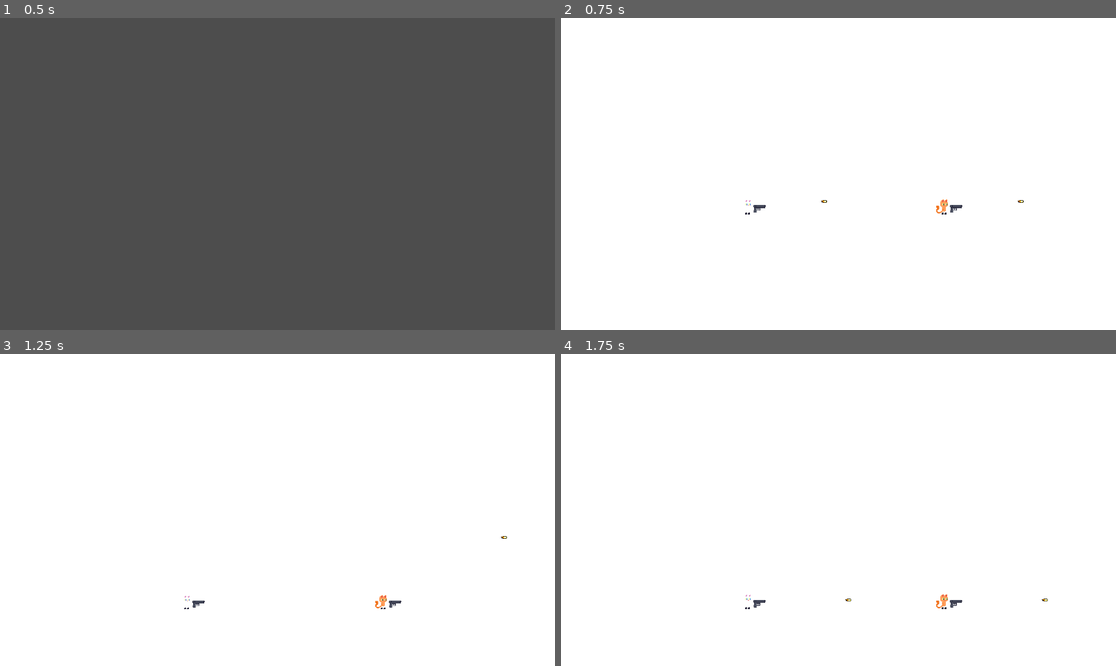
Above: before the commit, frames 1-4 (two rows, left to right).
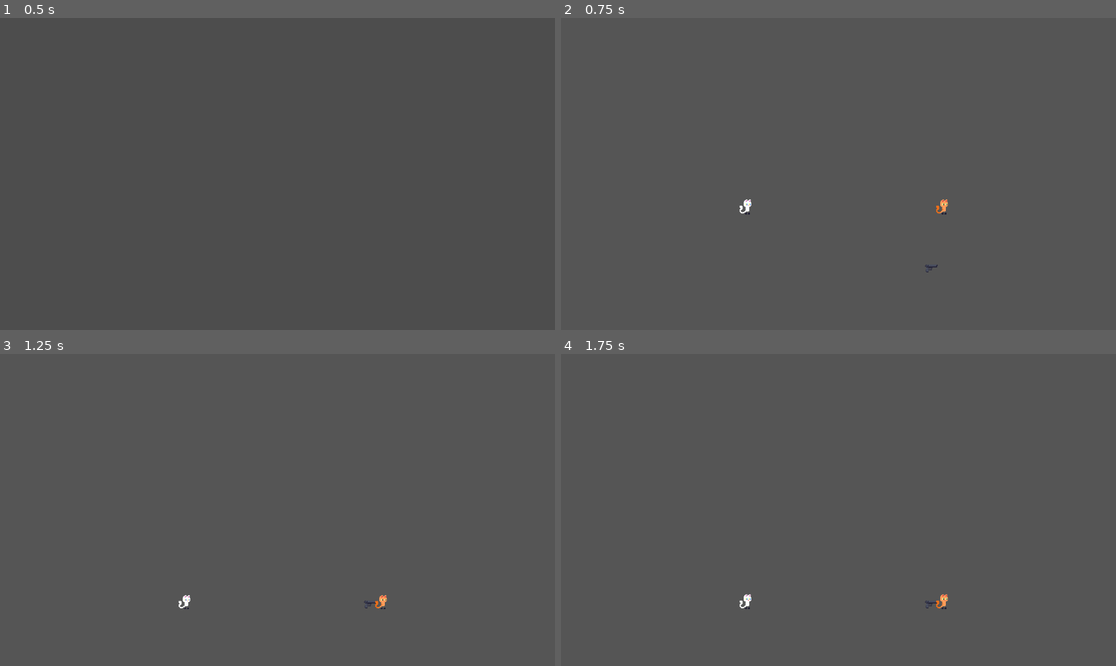
Above: after the commit, the same moments.

Repository: helionlf/gameJam
Game: Godot game, scene res://Scenes/start_game.tscn
Two runs of this game, one before a commit and one after it. Both use one fixed random seed, a clock stepped at 60 frames per second and the inputs below. This scene is started directly instead of the project's main scene.
Inputs (mouse positions are in pixels of both pictures, inside the frame that each line leads up to):
- Up to frame 1 (0.5 s): no input
- Up to frame 2 (0.75 s): tap Enter at 0.5 s; move the mouse to (960, 158) at 0.52 s; click (960, 158) at 0.6 s
- Up to frame 3 (1.25 s): tap F (pegar, bound only after the commit) at 0.8 s
- Up to frame 4 (1.75 s): move the mouse to (727, 525) at 1.27 s; tap F (pegar, bound only after the commit) at 1.35 s; click (727, 525) at 1.55 s

Frame 1 is identical in both runs. In frame 2, 100% of the frame differs, in the area x 0-100%, y 0-100%; in frame 3, 100%; in frame 4, 100%.

Commit message:
Concertado

Diff:
--- a/game-jam+/Gun.tscn
+++ b/game-jam+/Gun.tscn
@@ -1,7 +1,9 @@
-[gd_scene load_steps=7 format=3 uid="uid://d0gysruhfpwbv"]
+[gd_scene load_steps=15 format=3 uid="uid://d0gysruhfpwbv"]
 
-[ext_resource type="Script" path="res://gun.gd" id="1_fry05"]
+[ext_resource type="Script" uid="uid://ddfmgitgqe3mp" path="res://gun.gd" id="1_fry05"]
 [ext_resource type="Texture2D" uid="uid://gwiks5t13y47" path="res://Sprites/pistol-Sheet.png" id="2_fry05"]
+[ext_resource type="Texture2D" uid="uid://cx0or4jeqghr8" path="res://Sprites/spritesheet.png" id="3_7c1qe"]
+[ext_resource type="Texture2D" uid="uid://dw88jgg5mai88" path="res://Sprites/Projectile.png" id="4_1psom"]
 
 [sub_resource type="AtlasTexture" id="AtlasTexture_7c1qe"]
 atlas = ExtResource("2_fry05")
@@ -14,6 +16,30 @@
 [sub_resource type="AtlasTexture" id="AtlasTexture_fry05"]
 atlas = ExtResource("2_fry05")
 region = Rect2(0, 0, 36, 22)
+
+[sub_resource type="AtlasTexture" id="AtlasTexture_i8pi3"]
+atlas = ExtResource("3_7c1qe")
+region = Rect2(0, 0, 32, 32)
+
+[sub_resource type="AtlasTexture" id="AtlasTexture_5rcv4"]
+atlas = ExtResource("3_7c1qe")
+region = Rect2(32, 0, 32, 32)
+
+[sub_resource type="AtlasTexture" id="AtlasTexture_v70l2"]
+atlas = ExtResource("3_7c1qe")
+region = Rect2(64, 0, 32, 32)
+
+[sub_resource type="AtlasTexture" id="AtlasTexture_fo6nf"]
+atlas = ExtResource("3_7c1qe")
+region = Rect2(96, 0, 32, 32)
+
+[sub_resource type="AtlasTexture" id="AtlasTexture_px5vy"]
+atlas = ExtResource("3_7c1qe")
+region = Rect2(128, 0, 32, 32)
+
+[sub_resource type="AtlasTexture" id="AtlasTexture_6np5s"]
+atlas = ExtResource("4_1psom")
+region = Rect2(24, 0, 8, 8)
 
 [sub_resource type="SpriteFrames" id="SpriteFrames_s2wow"]
 animations = [{
@@ -30,6 +56,29 @@
 "loop": false,
 "name": &"Atirando",
 "speed": 12.0
+}, {
+"frames": [{
+"duration": 1.0,
+"texture": SubResource("AtlasTexture_i8pi3")
+}, {
+"duration": 1.0,
+"texture": SubResource("AtlasTexture_5rcv4")
+}, {
+"duration": 1.0,
+"texture": SubResource("AtlasTexture_v70l2")
+}, {
+"duration": 1.0,
+"texture": SubResource("AtlasTexture_fo6nf")
+}, {
+"duration": 1.0,
+"texture": SubResource("AtlasTexture_px5vy")
+}, {
+"duration": 1.0,
+"texture": SubResource("AtlasTexture_6np5s")
+}],
+"loop": false,
+"name": &"Desapearing",
+"speed": 5.0
 }]
 
 [node name="Gun" type="Node2D"]
@@ -41,9 +90,19 @@
 scale = Vector2(0.7977293, 0.79772925)
 sprite_frames = SubResource("SpriteFrames_s2wow")
 animation = &"Atirando"
-frame = 1
-frame_progress = 1.0
+
+[node name="RayCast2D" type="RayCast2D" parent="."]
+target_position = Vector2(1000, 12)
+collision_mask = 0
 
 [node name="Marker2D" type="Marker2D" parent="."]
 position = Vector2(21, -9)
 scale = Vector2(0.7363713, 0.7363713)
+
+[node name="Timer" type="Timer" parent="."]
+wait_time = 0.3
+
+[node name="TimerDesaparecer" type="Timer" parent="."]
+
+[connection signal="timeout" from="Timer" to="." method="_on_timer_timeout"]
+[connection signal="timeout" from="TimerDesaparecer" to="." method="_on_timer_desaparecer_timeout"]
--- a/game-jam+/Scenes/stage_moon.tscn
+++ b/game-jam+/Scenes/stage_moon.tscn
@@ -1,4 +1,6 @@
-[gd_scene load_steps=4 format=3 uid="uid://r8s8pj0xnic0"]
+[gd_scene load_steps=5 format=3 uid="uid://r8s8pj0xnic0"]
+
+[ext_resource type="PackedScene" uid="uid://b7trnod2mbg58" path="res://arma_no_chão.tscn" id="1_4lcrb"]
 
 [sub_resource type="RectangleShape2D" id="RectangleShape2D_xdaev"]
 size = Vector2(586, 20)
@@ -14,6 +16,7 @@
 [node name="ColorRect" type="ColorRect" parent="."]
 offset_right = 1160.0
 offset_bottom = 655.0
+color = Color(0.3328807, 0.33288068, 0.33288068, 1)
 
 [node name="StaticBody2D" type="StaticBody2D" parent="."]
 position = Vector2(586, 384)
@@ -29,3 +32,6 @@
 [node name="CollisionShape2D3" type="CollisionShape2D" parent="StaticBody2D"]
 position = Vector2(285, -6.5)
 shape = SubResource("RectangleShape2D_5a2y6")
+
+[node name="ArmaNoChão" parent="." instance=ExtResource("1_4lcrb")]
+position = Vector2(768, 520)
--- a/game-jam+/animacoes/gatito.gd
+++ b/game-jam+/animacoes/gatito.gd
@@ -2,6 +2,8 @@
 
 @onready var anim_control: Node2D = $"anim control"
 @onready var animation_player: AnimationPlayer = $"anim control/AnimationPlayer"
+@onready var arma_no_player: Node2D = $"anim control/Gun"
+
 
 @export var player_id: int
 
@@ -78,3 +80,10 @@
 
 func set_skin(skin):
 	$"anim control/body".texture = skin
+
+func equipar_arma_do_jogador():
+	if arma_no_player.visible:
+		return
+
+	if arma_no_player:
+		arma_no_player.equipar_arma()
--- a/game-jam+/animacoes/gatito.tscn
+++ b/game-jam+/animacoes/gatito.tscn
@@ -110,14 +110,14 @@
 &"run": SubResource("Animation_ams5u")
 }
 
-[node name="gatito" type="CharacterBody2D"]
+[node name="gatito" type="CharacterBody2D" groups=["player"]]
 script = ExtResource("1_ams5u")
 
 [node name="CollisionShape2D" type="CollisionShape2D" parent="."]
 position = Vector2(1, -13)
 shape = SubResource("RectangleShape2D_1mabb")
 
-[node name="anim control" type="Node2D" parent="."]
+[node name="anim control" type="Node2D" parent="." groups=["player"]]
 script = SubResource("GDScript_ams5u")
 
 [node name="AnimationPlayer" type="AnimationPlayer" parent="anim control"]
--- /dev/null
+++ b/game-jam+/arma_no_chão.gd
@@ -0,0 +1,19 @@
+extends Area2D
+
+var player_dentro = null
+
+func _ready():
+	process_mode = Node.PROCESS_MODE_ALWAYS
+
+func _on_body_entered(body):
+	if body.is_in_group("player"):
+		player_dentro = body
+
+func _on_body_exited(body):
+	if body == player_dentro:
+		player_dentro = null
+
+func _process(delta):
+	if player_dentro != null and Input.is_action_just_pressed("pegar"):
+		player_dentro.equipar_arma_do_jogador()
+		queue_free()
--- a/game-jam+/gun.gd
+++ b/game-jam+/gun.gd
@@ -1,16 +1,66 @@
-
 extends Node2D
 
-var cena_projetil = preload("res://projetil.tscn")
+signal arma_desapareceu
 
+@onready var raycast: RayCast2D = $RayCast2D
+@onready var timer_cooldown = $Timer
+@onready var timer_desaparecer = $TimerDesaparecer
+@onready var animated_sprite = $AnimatedSprite2D
+
+var municao: int = 7
+var pode_atirar: bool = true
+
+func _ready():
+	visible = false
+	set_process(false)
+
+func equipar_arma():
+	visible = true
+	set_process(true)
+	municao = 7
+	pode_atirar = true
+
+func desequipar():
+	visible = false
+	set_process(false)
 
 func _process(delta):
-	if Input.is_action_just_pressed("Atirar"):
+	if Input.is_action_just_pressed("Atirar") and pode_atirar and municao > 0:
 		atirar()
 
 func atirar():
-	var novo_projetil = cena_projetil.instantiate()
-	$AnimatedSprite2D.play("Atirando")
-	get_tree().root.add_child(novo_projetil)
+	pode_atirar = false
+	municao -= 1
 
-	novo_projetil.global_position = $Marker2D.global_position
+	timer_cooldown.start()
+	animated_sprite.play("Atirando")
+
+	var direcao_arma = 1
+	if get_parent().scale.x < 0:
+		direcao_arma = -1
+
+	raycast.target_position.x = 1000 * direcao_arma
+
+	raycast.force_raycast_update()
+
+	if raycast.is_colliding():
+		var alvo = raycast.get_collider()
+
+		if alvo.is_in_group("inimigo"):
+			pass
+			# Coloque seu código de dano aqui
+			# Ex: alvo.sofrer_dano(10)
+
+	if municao == 0:
+		timer_desaparecer.start()
+
+func _on_timer_timeout():
+	pode_atirar = true
+
+func _on_timer_desaparecer_timeout():
+	animated_sprite.play("Desapearing")
+	await get_tree().create_timer(0.3)
+
+	visible = false
+	set_process(false)
+	arma_desapareceu.emit()
--- a/game-jam+/project.godot
+++ b/game-jam+/project.godot
@@ -15,11 +15,35 @@
 config/features=PackedStringArray("4.5", "GL Compatibility")
 config/icon="res://Teste/icon.svg"
 
+[global_group]
+
+player=""
+
 [input]
 
 Atirar={
 "deadzone": 0.2,
 "events": [Object(InputEventMouseButton,"resource_local_to_scene":false,"resource_name":"","device":-1,"window_id":0,"a …(253 unchanged characters)…
+]
+}
+A={
+"deadzone": 0.2,
+"events": [Object(InputEventKey,"resource_local_to_scene":false,"resource_name":"","device":-1,"window_id":0,"alt_pressed":false,"shift_pressed":false,"ctrl_pressed":false,"meta_pressed":false,"pressed":false,"keycode":0,"physical_keycode":65,"key_label":0,"unicode":97,"location":0,"echo":false,"script":null)
+]
+}
+W={
+"deadzone": 0.2,
+"events": [Object(InputEventKey,"resource_local_to_scene":false,"resource_name":"","device":-1,"window_id":0,"alt_pressed":false,"shift_pressed":false,"ctrl_pressed":false,"meta_pressed":false,"pressed":false,"keycode":0,"physical_keycode":87,"key_label":0,"unicode":119,"location":0,"echo":false,"script":null)
+]
+}
+S={
+"deadzone": 0.2,
+"events": [Object(InputEventKey,"resource_local_to_scene":false,"resource_name":"","device":-1,"window_id":0,"alt_pressed":false,"shift_pressed":false,"ctrl_pressed":false,"meta_pressed":false,"pressed":false,"keycode":0,"physical_keycode":83,"key_label":0,"unicode":115,"location":0,"echo":false,"script":null)
+]
+}
+D={
+"deadzone": 0.2,
+"events": [Object(InputEventKey,"resource_local_to_scene":false,"resource_name":"","device":-1,"window_id":0,"alt_pressed":false,"shift_pressed":false,"ctrl_pressed":false,"meta_pressed":false,"pressed":false,"keycode":0,"physical_keycode":68,"key_label":0,"unicode":100,"location":0,"echo":false,"script":null)
 ]
 }
 ui_right_p1={
@@ -52,6 +76,11 @@
 "events": [Object(InputEventKey,"resource_local_to_scene":false,"resource_name":"","device":-1,"window_id":0,"alt_press …(195 unchanged characters)…
 ]
 }
+pegar={
+"deadzone": 0.2,
+"events": [Object(InputEventKey,"resource_local_to_scene":false,"resource_name":"","device":-1,"window_id":0,"alt_pressed":false,"shift_pressed":false,"ctrl_pressed":false,"meta_pressed":false,"pressed":false,"keycode":0,"physical_keycode":70,"key_label":0,"unicode":102,"location":0,"echo":false,"script":null)
+]
+}
 
 [rendering]
 
Binary file added: game-jam+/Sprites/spritesheet.png
Not shown, added: game-jam+/Sprites/spritesheet.png.import
Not shown, added: game-jam+/arma_no_chão.gd.uid
